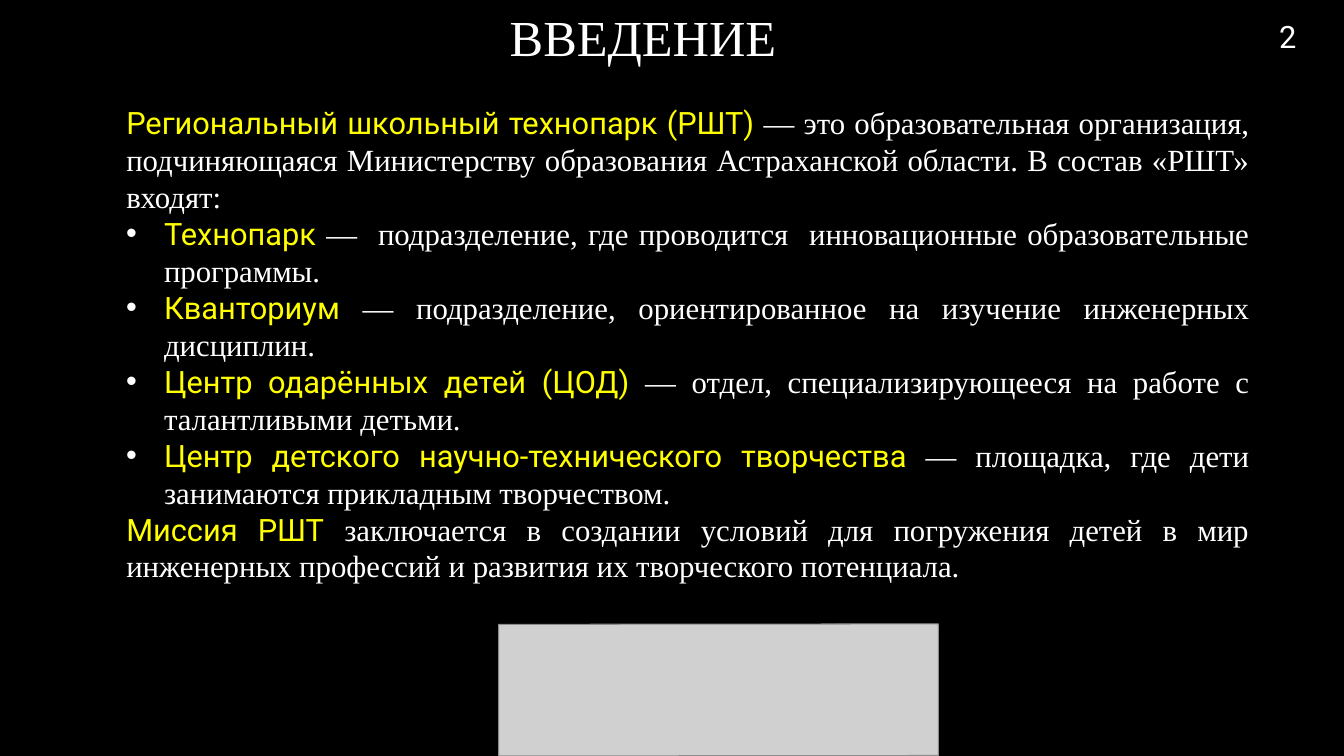
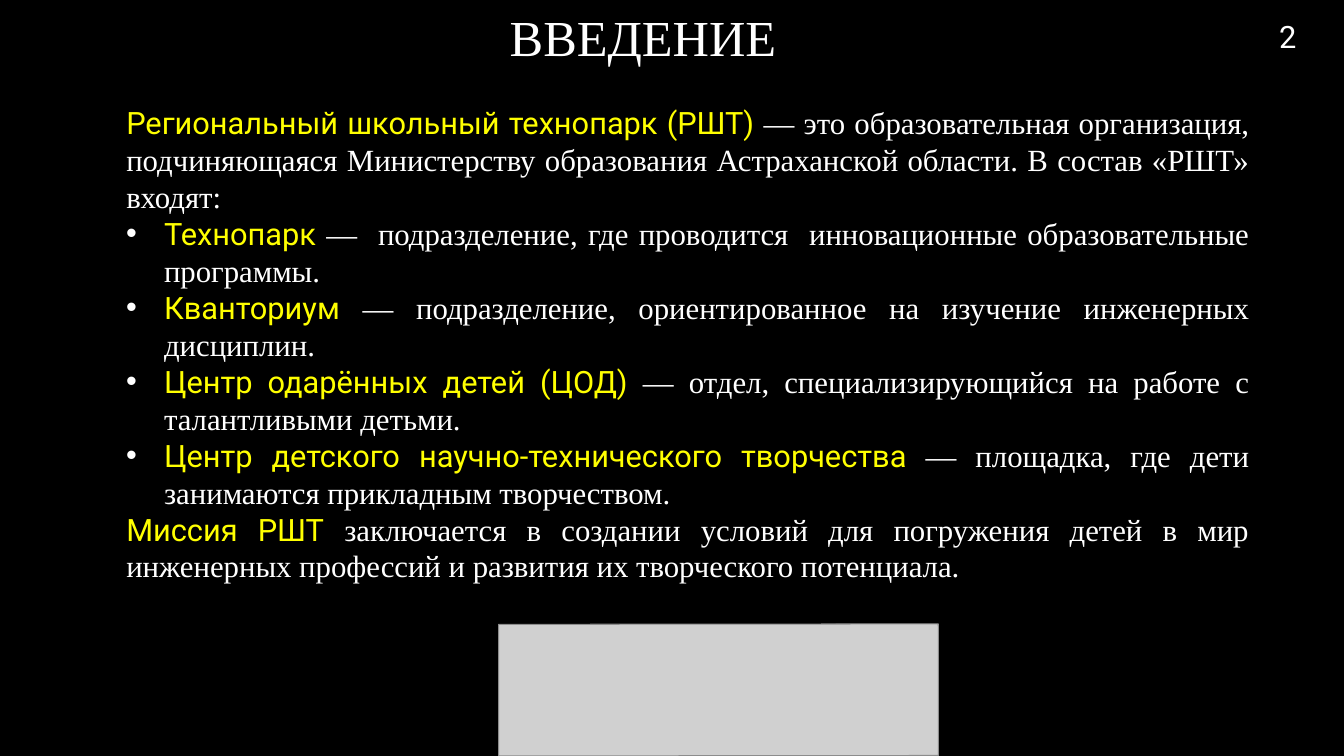
Before and after one commit to RAdKuzur/ASTU, a slide deck: slide 2 of Дипломная работа/Диплом/Презентация.pptx. Drawn at 1344x756 pixels with LibreOffice and Linux fonts; fonts in the diff are those of the drawing; grey boxes stand for pictures; background and template pictures are left out. Boxes give left, top, right and bottom in pixels: in the first picture for what was removed or moved away, otherwise in the second. Text is boxed around its words. In the diff, an @@ line names an element or a change of style, - is before the commit and + after.

Commit message:
fix

```diff
--- a/Дипломная работа/Диплом/Презентация.pptx
+++ b/Дипломная работа/Диплом/Презентация.pptx
@@ text at (164, 368, 1249, 436): text changed @@
-• Центр одарённых детей (ЦОД) — отдел, специализирующееся на работе с талантливыми детьми.
+• Центр одарённых детей (ЦОД) — отдел, специализирующийся на работе с талантливыми детьми.
```
